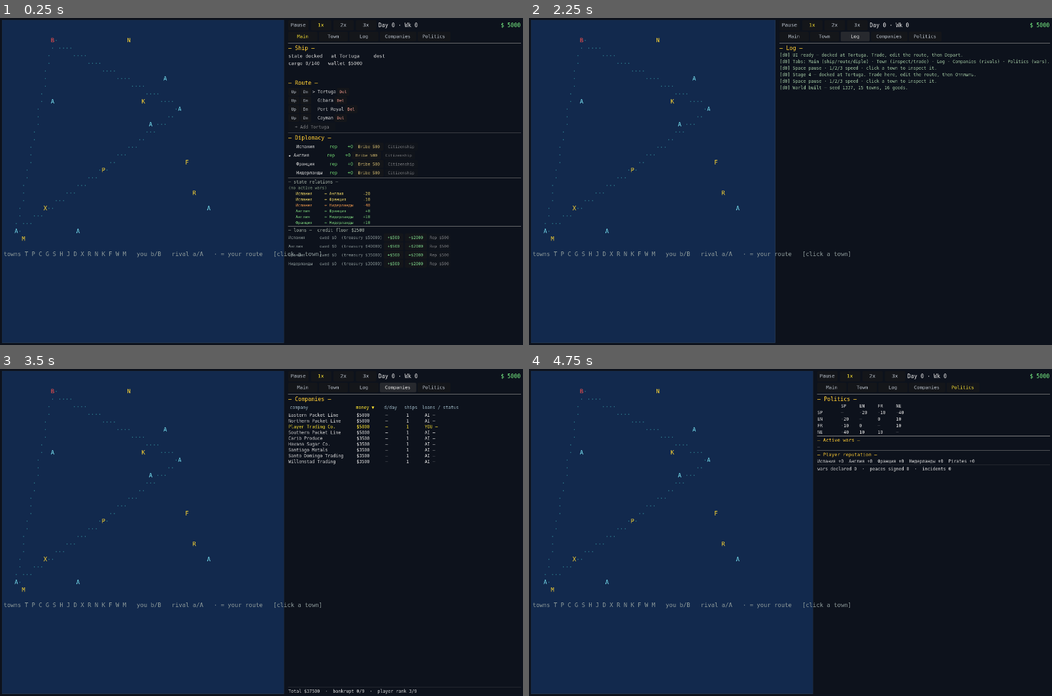
Above: before the commit, frames 1-4 (two rows, left to right).
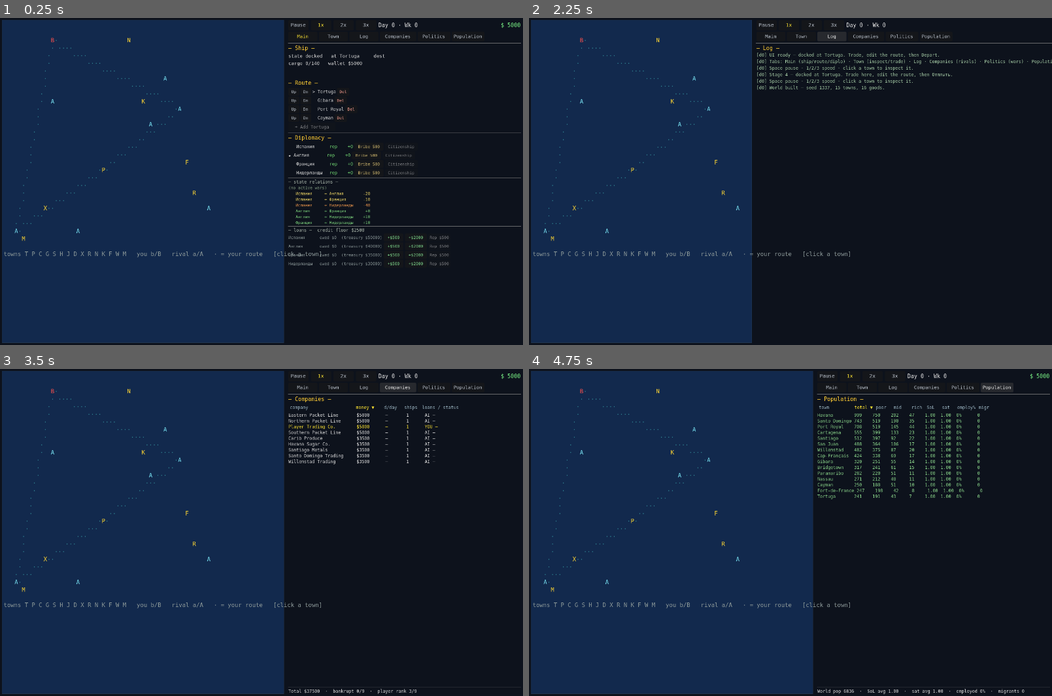
Above: after the commit, the same moments.

Repository: Xilleet/caribbean_trade
Game: Godot game, scene res://main.tscn
Two runs of this game, one before a commit and one after it. Both use one fixed random seed, a clock stepped at 60 frames per second and the inputs below.
Inputs (mouse positions are in pixels of both pictures, inside the frame that each line leads up to):
- Up to frame 1 (0.25 s): no input
- Up to frame 2 (2.25 s): click "Main" at 0.5 s; click "Town" at 1.25 s; click "Log" at 2 s
- Up to frame 3 (3.5 s): click "Companies" at 2.75 s
- Up to frame 4 (4.75 s): click "Politics" at 3.5 s; click (999, 388) at 4.25 s, where only the run after the commit has a clickable "Population"

The runs differ from the first frame. In frame 1, less than 0.1% of the frame differs, in the area x 86-93%, y 5-7%; in frame 2, 6.0%, in the area x 42-100%, y 0-100%; in frame 3, less than 0.1%; in frame 4, 2.3%.

Commit message:
add populations screen

Diff:
--- a/ui/game_ui.gd
+++ b/ui/game_ui.gd
@@ -39,6 +39,7 @@
 const TAB_LOG: int = 2
 const TAB_COMPANIES: int = 3
 const TAB_POLITICS: int = 4
+const TAB_POPULATION: int = 5
 
 var _controller: Node = null          # the Main root node (owns the engine)
 var _selected_town: String = "tortuga"
@@ -54,11 +55,13 @@
 @onready var _tab_log_btn: Button = %TabLog
 @onready var _tab_companies_btn: Button = %TabCompanies
 @onready var _tab_politics_btn: Button = %TabPolitics
+@onready var _tab_population_btn: Button = %TabPopulation
 @onready var _main_page: VBoxContainer = %MainPage
 @onready var _town_page: VBoxContainer = %TownPage
 @onready var _log_page: VBoxContainer = %LogPage
 @onready var _companies_page: VBoxContainer = %CompaniesPage
 @onready var _politics_page: VBoxContainer = %PoliticsPage
+@onready var _population_page: VBoxContainer = %PopulationPage
 @onready var _town_panel: Control = $Split/Right/Pages/TownPage/TownPanel
 @onready var _ship_body: Label = %ShipBody
 @onready var _route_panel: VBoxContainer = %RouteSlot
@@ -95,7 +98,7 @@
 	# UI-3: theme the tab buttons (same font/size as HUD speed buttons) and wire
 	# them. Active-tab highlight is applied by _set_tab. UI-4 adds Companies +
 	# Politics.
-	for b in [_tab_main_btn, _tab_town_btn, _tab_log_btn, _tab_companies_btn, _tab_politics_btn]:
+	for b in [_tab_main_btn, _tab_town_btn, _tab_log_btn, _tab_companies_btn, _tab_politics_btn, _tab_population_btn]:
 		b.add_theme_font_override("font", f)
 		b.add_theme_font_size_override("font_size", 13)
 	_tab_main_btn.pressed.connect(_set_tab.bind(TAB_MAIN))
@@ -103,6 +106,7 @@
 	_tab_log_btn.pressed.connect(_set_tab.bind(TAB_LOG))
 	_tab_companies_btn.pressed.connect(_set_tab.bind(TAB_COMPANIES))
 	_tab_politics_btn.pressed.connect(_set_tab.bind(TAB_POLITICS))
+	_tab_population_btn.pressed.connect(_set_tab.bind(TAB_POPULATION))
 	# C4 follow-up: theme + wire the game-over modal. The Close button just hides
 	# the modal (the sim stays frozen — there is no "continue" out of a terminal
 	# bankruptcy in Stage 1; the player reads the stats and closes).
@@ -136,7 +140,7 @@
 	_refresh_all()
 	_set_tab(TAB_MAIN)
 	EventBus.message.emit("UI ready — docked at Tortuga. Trade, edit the route, then Depart.")
-	EventBus.message.emit("Tabs: Main (ship/route/diplo) · Town (inspect/trade) · Log · Companies (rivals) · Politics (wars).")
+	EventBus.message.emit("Tabs: Main (ship/route/diplo) · Town (inspect/trade) · Log · Companies (rivals) · Politics (wars) · Population (society).")
 	EventBus.message.emit("Space pause · 1/2/3 speed · click a town to inspect it.")
 	# C4: catch a save that loaded an already-bankrupt player (today the game
 	# always starts solvent, so this is a no-op in a fresh game).
@@ -154,6 +158,7 @@
 	_log_page.visible = (idx == TAB_LOG)
 	_companies_page.visible = (idx == TAB_COMPANIES)
 	_politics_page.visible = (idx == TAB_POLITICS)
+	_population_page.visible = (idx == TAB_POPULATION)
 	var active_color := Color(1.0, 0.9, 0.2)
 	var idle_color := Color(0.75, 0.78, 0.82)
 	_tab_main_btn.add_theme_color_override("font_color",
@@ -166,6 +171,8 @@
 			active_color if idx == TAB_COMPANIES else idle_color)
 	_tab_politics_btn.add_theme_color_override("font_color",
 			active_color if idx == TAB_POLITICS else idle_color)
+	_tab_population_btn.add_theme_color_override("font_color",
+			active_color if idx == TAB_POPULATION else idle_color)
 
 # ----------------------------------------------------------------- public api --
 
--- a/ui/game_ui.tscn
+++ b/ui/game_ui.tscn
@@ -7,6 +7,7 @@
 [ext_resource type="PackedScene" path="res://ui/log/event_log.tscn" id="5_eventlog"]
 [ext_resource type="PackedScene" path="res://ui/panels/companies_panel.tscn" id="6_companies"]
 [ext_resource type="PackedScene" path="res://ui/panels/politics_panel.tscn" id="7_politics"]
+[ext_resource type="PackedScene" path="res://ui/panels/population_panel.tscn" id="8_population"]
 
 [node name="GameUI" type="Control"]
 script = ExtResource("1_gameui")
@@ -69,6 +70,11 @@
 text = "Politics"
 custom_minimum_size = Vector2(90, 26)
 
+[node name="TabPopulation" type="Button" parent="Split/Right/TabBar"]
+unique_name_in_owner = true
+text = "Population"
+custom_minimum_size = Vector2(90, 26)
+
 [node name="Sep1" type="HSeparator" parent="Split/Right"]
 theme_override_constants/separation = 2
 
@@ -146,6 +152,16 @@
 theme_override_constants/separation = 4
 
 [node name="PoliticsPanel" parent="Split/Right/Pages/PoliticsPage" instance=ExtResource("7_politics")]
+size_flags_vertical = 3
+
+[node name="PopulationPage" type="VBoxContainer" parent="Split/Right/Pages"]
+unique_name_in_owner = true
+visible = false
+size_flags_horizontal = 3
+size_flags_vertical = 3
+theme_override_constants/separation = 4
+
+[node name="PopulationPanel" parent="Split/Right/Pages/PopulationPage" instance=ExtResource("8_population")]
 size_flags_vertical = 3
 
 [node name="GameOverModal" type="ColorRect" parent="."]
--- /dev/null
+++ b/ui/panels/population_panel.gd
@@ -0,0 +1,291 @@
+extends VBoxContainer
+
+## Stage UI-5 PopulationPanel — the "— Population —" aggregate screen.
+##
+## Lists every town (15) as one row each: total population, the three strata
+## (poor / middle / rich), the population-weighted average SoL and satisfaction,
+## the employed share of the labour force, and the migration queue depth.
+## This is the society view the old UI never exposed — without it the player
+## can't see where people are unhappy (low SoL → emigration), where labour is
+## tight (low employ% → high wages → uncompetitive), or where a town is growing
+## (waiting migrants). Pairs with the Companies panel (the economy) to show
+## the two sides of the Victoria-3-style world: who trades and who lives.
+##
+## Self-contained like EventLog / CompaniesPanel / PoliticsPanel: subscribes to
+## EventBus.day_advanced itself and rebuilds. Pure view over WorldState.towns
+## + each town's pops — reads, never mutates — so determinism and money
+## conservation are unaffected.
+##
+## Sorting: column headers are buttons (same pattern as CompaniesPanel). Click
+## a header to sort by that column; click again to flip asc/desc. Default is
+## total population desc (biggest cities first). The chosen sort survives daily
+## refreshes — _sort_key/_sort_desc are kept across rebuilds.
+
+const SORT_TOWN := 0
+const SORT_TOTAL := 1
+const SORT_POOR := 2
+const SORT_MID := 3
+const SORT_RICH := 4
+const SORT_SOL := 5
+const SORT_SAT := 6
+const SORT_EMP := 7
+const SORT_MIGR := 8
+
+@onready var _title: Label = %Title
+@onready var _h_town: Button = %HTown
+@onready var _h_total: Button = %HTotal
+@onready var _h_poor: Button = %HPoor
+@onready var _h_mid: Button = %HMid
+@onready var _h_rich: Button = %HRich
+@onready var _h_sol: Button = %HSoL
+@onready var _h_sat: Button = %HSat
+@onready var _h_emp: Button = %HEmp
+@onready var _h_migr: Button = %HMigr
+@onready var _list: VBoxContainer = %List
+@onready var _summary: Label = %Summary
+
+# Column widths in monospace chars. Tuned so the 9 columns fit the 640px right
+# pane (font 12, ~7px/char). Town is the widest; the rest are 3-7 chars wide.
+const COL_TOWN := 14
+const COL_TOTAL := 7
+const COL_POOR := 7
+const COL_MID := 7
+const COL_RICH := 6
+const COL_SOL := 6
+const COL_SAT := 6
+const COL_EMP := 8
+const COL_MIGR := 6
+
+var _sort_key: int = SORT_TOTAL
+var _sort_desc: bool = true
+
+func _ready() -> void:
+	var f := UITheme.load_font()
+	_title.add_theme_font_override("font", f)
+	_title.add_theme_font_size_override("font_size", 15)
+	_title.add_theme_color_override("font_color", Color(1.0, 0.8, 0.2))
+	_summary.add_theme_font_override("font", f)
+	_summary.add_theme_font_size_override("font_size", 12)
+	_summary.add_theme_color_override("font_color", Color(0.85, 0.85, 0.85))
+	for b in [_h_town, _h_total, _h_poor, _h_mid, _h_rich, _h_sol, _h_sat, _h_emp, _h_migr]:
+		b.add_theme_font_override("font", f)
+		b.add_theme_font_size_override("font_size", 12)
+		b.add_theme_color_override("font_color", Color(0.6, 0.7, 0.75))
+		b.flat = true
+		b.alignment = HORIZONTAL_ALIGNMENT_LEFT
+	_h_town.custom_minimum_size = Vector2(COL_TOWN * 7, 18)
+	_h_total.custom_minimum_size = Vector2(COL_TOTAL * 7, 18)
+	_h_poor.custom_minimum_size = Vector2(COL_POOR * 7, 18)
+	_h_mid.custom_minimum_size = Vector2(COL_MID * 7, 18)
+	_h_rich.custom_minimum_size = Vector2(COL_RICH * 7, 18)
+	_h_sol.custom_minimum_size = Vector2(COL_SOL * 7, 18)
+	_h_sat.custom_minimum_size = Vector2(COL_SAT * 7, 18)
+	_h_emp.custom_minimum_size = Vector2(COL_EMP * 7, 18)
+	_h_migr.custom_minimum_size = Vector2(COL_MIGR * 7, 18)
+	_h_town.pressed.connect(_sort_by.bind(SORT_TOWN))
+	_h_total.pressed.connect(_sort_by.bind(SORT_TOTAL))
+	_h_poor.pressed.connect(_sort_by.bind(SORT_POOR))
+	_h_mid.pressed.connect(_sort_by.bind(SORT_MID))
+	_h_rich.pressed.connect(_sort_by.bind(SORT_RICH))
+	_h_sol.pressed.connect(_sort_by.bind(SORT_SOL))
+	_h_sat.pressed.connect(_sort_by.bind(SORT_SAT))
+	_h_emp.pressed.connect(_sort_by.bind(SORT_EMP))
+	_h_migr.pressed.connect(_sort_by.bind(SORT_MIGR))
+	_update_header_markers()
+	EventBus.day_advanced.connect(_on_day_advanced)
+	refresh()
+
+# Header click handler. Same column + same direction request flips asc/desc;
+# a different column resets to that column's default direction (total/poor/
+# mid/rich/sol/sat/emp/migr default desc — more is more interesting; town
+# defaults asc — alphabetical).
+func _sort_by(key: int) -> void:
+	if key == _sort_key:
+		_sort_desc = not _sort_desc
+	else:
+		_sort_key = key
+		_sort_desc = _default_desc_for(key)
+	_update_header_markers()
+	refresh()
+
+func _default_desc_for(key: int) -> bool:
+	return key != SORT_TOWN
+
+# Put a ▼ (desc) / ▲ (asc) marker on the active header and strip it from the
+# rest, so the current sort is visible at a glance.
+func _update_header_markers() -> void:
+	var down := " ▼"
+	var up := " ▲"
+	var markers := {
+		SORT_TOWN: ["town", _h_town],
+		SORT_TOTAL: ["total", _h_total],
+		SORT_POOR: ["poor", _h_poor],
+		SORT_MID: ["mid", _h_mid],
+		SORT_RICH: ["rich", _h_rich],
+		SORT_SOL: ["SoL", _h_sol],
+		SORT_SAT: ["sat", _h_sat],
+		SORT_EMP: ["employ%", _h_emp],
+		SORT_MIGR: ["migr", _h_migr],
+	}
+	for k in markers.keys():
+		var base: String = markers[k][0]
+		var btn: Button = markers[k][1]
+		if k == _sort_key:
+			btn.text = base + (down if _sort_desc else up)
+			btn.add_theme_color_override("font_color", Color(1.0, 0.9, 0.2))
+		else:
+			btn.text = base
+			btn.add_theme_color_override("font_color", Color(0.6, 0.7, 0.75))
+
+func _on_day_advanced(_day: int) -> void:
+	refresh()
+
+# Rebuild the list. Sort by the current key/direction, then render one row per
+# town. Summary line rolls the whole world up (total population + weighted SoL
+# + satisfaction + employed share + total waiting migrants).
+func refresh() -> void:
+	for c in _list.get_children():
+		c.queue_free()
+	var towns: Array = WorldState.towns.duplicate()
+	towns.sort_custom(_cmp)
+	var g_total := 0.0
+	var g_sol_w := 0.0   # weighted SoL accumulator
+	var g_sat_w := 0.0   # weighted satisfaction accumulator
+	var g_employed := 0.0
+	var g_labour := 0.0
+	var g_migr := 0
+	for t in towns:
+		var total_pop: float = t.total_population()
+		g_total += total_pop
+		# Population-weighted SoL/satisfaction: sum (pop.living_standard × count)
+		# over the town's pops, divided by the town total. town.satisfaction is
+		# already the weighted satisfaction; we mirror the same weighting for
+		# SoL since there is no town-level SoL getter.
+		if total_pop > 0.0:
+			var sol_w := 0.0
+			for p in t.pops:
+				sol_w += p.living_standard * p.count
+			g_sol_w += sol_w
+			g_sat_w += t.satisfaction * total_pop
+		var emp := _employed_share(t)
+		g_employed += emp.numerator
+		g_labour += emp.denominator
+		g_migr += t.waiting_passengers.size()
+		_row_for(t)
+	_summary.text = "World pop %d  ·  SoL avg %.2f  ·  sat avg %.2f  ·  employed %.0f%%  ·  migrants %d" \
+			% [int(g_total), g_sol_w / g_total if g_total > 0.0 else 0.0,
+			   g_sat_w / g_total if g_total > 0.0 else 0.0,
+			   (g_employed / g_labour * 100.0) if g_labour > 0.0 else 0.0,
+			   g_migr]
+
+# Sort comparator. sort_custom expects true when `a` should come BEFORE `b`:
+# for desc we want larger first (a before b iff a > b), for asc smaller first.
+# Town name uses lexicographic compare directly; the rest are numeric.
+func _cmp(a: Town, b: Town) -> bool:
+	if _sort_key == SORT_TOWN:
+		if a.name != b.name:
+			return a.name < b.name if not _sort_desc else a.name > b.name
+		return a.total_population() > b.total_population()
+	var av: float = _sort_value(a)
+	var bv: float = _sort_value(b)
+	if av != bv:
+		return av > bv if _sort_desc else av < bv
+	# tie-break: total population desc keeps a deterministic, city-size order
+	return a.total_population() > b.total_population()
+
+# Numeric value used for sorting a town under the current key.
+func _sort_value(t: Town) -> float:
+	match _sort_key:
+		SORT_TOTAL:
+			return t.total_population()
+		SORT_POOR:
+			return t.poor
+		SORT_MID:
+			return t.middle
+		SORT_RICH:
+			return t.rich
+		SORT_SOL:
+			return _weighted_sol(t)
+		SORT_SAT:
+			return t.satisfaction
+		SORT_EMP:
+			var emp := _employed_share(t)
+			return emp.numerator / emp.denominator if emp.denominator > 0.0 else 0.0
+		SORT_MIGR:
+			return float(t.waiting_passengers.size())
+		_:
+			return 0.0
+
+# Population-weighted average living_standard for a town (0..1). Town has no
+# SoL getter (satisfaction covers it for the existing UI), so we compute it
+# here from the per-Pop living_standard. Identical weighting to the global
+# roll-up in refresh().
+func _weighted_sol(t: Town) -> float:
+	var total: float = t.total_population()
+	if total <= 0.0:
+		return 0.0
+	var s: float = 0.0
+	for p in t.pops:
+		s += p.living_standard * p.count
+	return s / total
+
+# Employed share of the labour force. Labour force = (poor + middle) × 0.5
+# (Town.labor_force, the share that can work). Employed = Σ Pop.employed_count
+# (set by PopulationSystem Phase 4 each week). Returns the raw numerator and
+# denominator so the global roll-up can sum them before dividing (a weighted
+# average of percentages is wrong; we need total employed / total labour).
+class _Share:
+	var numerator: float
+	var denominator: float
+	func _init(n: float, d: float) -> void:
+		numerator = n
+		denominator = d
+
+func _employed_share(t: Town) -> _Share:
+	var labour: float = t.labor_force()
+	var employed: float = 0.0
+	for p in t.pops:
+		employed += p.employed_count
+	return _Share.new(employed, labour)
+
+# One row per town. Monospace columns so the numbers line up. SoL/sat are shown
+# to 2 decimals; employed% as an integer; strata and totals as integers (the
+# underlying counts are floats for fractional growth, but a person is a person
+# — showing 2400 not 2400.3 reads better). The player's home town is
+# highlighted gold; other towns neutral.
+func _row_for(t: Town) -> Label:
+	var emp := _employed_share(t)
+	var emp_pct := (emp.numerator / emp.denominator * 100.0) if emp.denominator > 0.0 else 0.0
+	var sol := _weighted_sol(t)
+	var sat := t.satisfaction
+	var text := _pad(COL_TOWN, t.name) \
+			+ _pad(COL_TOTAL, "%d" % int(round(t.total_population()))) \
+			+ _pad(COL_POOR, "%d" % int(round(t.poor))) \
+			+ _pad(COL_MID, "%d" % int(round(t.middle))) \
+			+ _pad(COL_RICH, "%d" % int(round(t.rich))) \
+			+ _pad(COL_SOL, "%.2f" % sol) \
+			+ _pad(COL_SAT, "%.2f" % sat) \
+			+ _pad(COL_EMP, "%.0f%%" % emp_pct) \
+			+ _padl(COL_MIGR, "%d" % t.waiting_passengers.size())
+	# Colour by SoL: green >= 0.7, yellow >= 0.4, red below — so unhappy towns
+	# (emigration sources) stand out at a glance, prosperous ones read calm.
+	var color: Color
+	if sol >= 0.7:
+		color = Color(0.55, 0.85, 0.55)
+	elif sol >= 0.4:
+		color = Color(0.9, 0.85, 0.5)
+	else:
+		color = Color(0.95, 0.55, 0.45)
+	return UITheme.make_label(_list, text, 12, color)
+
+# Left-pad `s` into a field of width `w` (monospace, so column-aligned).
+func _pad(w: int, s: String) -> String:
+	if s.length() >= w:
+		return s + " "
+	return s + " ".repeat(w - s.length())
+
+# Right-pad variant for the last column (no trailing space, left-aligned).
+func _padl(w: int, s: String) -> String:
+	if s.length() >= w:
+		return s
+	return s + " ".repeat(w - s.length())
--- /dev/null
+++ b/ui/panels/population_panel.tscn
@@ -0,0 +1,62 @@
+[gd_scene load_steps=2 format=3]
+
+[ext_resource type="Script" path="res://ui/panels/population_panel.gd" id="1_pp"]
+
+[node name="PopulationPanel" type="VBoxContainer"]
+script = ExtResource("1_pp")
+theme_override_constants/separation = 2
+
+[node name="Title" type="Label" parent="."]
+unique_name_in_owner = true
+text = "— Population —"
+
+[node name="Header" type="HBoxContainer" parent="."]
+unique_name_in_owner = true
+theme_override_constants/separation = 0
+
+[node name="HTown" type="Button" parent="Header"]
+unique_name_in_owner = true
+text = "town"
+
+[node name="HTotal" type="Button" parent="Header"]
+unique_name_in_owner = true
+text = "total"
+
+[node name="HPoor" type="Button" parent="Header"]
+unique_name_in_owner = true
+text = "poor"
+
+[node name="HMid" type="Button" parent="Header"]
+unique_name_in_owner = true
+text = "mid"
+
+[node name="HRich" type="Button" parent="Header"]
+unique_name_in_owner = true
+text = "rich"
+
+[node name="HSoL" type="Button" parent="Header"]
+unique_name_in_owner = true
+text = "SoL"
+
+[node name="HSat" type="Button" parent="Header"]
+unique_name_in_owner = true
+text = "sat"
+
+[node name="HEmp" type="Button" parent="Header"]
+unique_name_in_owner = true
+text = "employ%"
+
+[node name="HMigr" type="Button" parent="Header"]
+unique_name_in_owner = true
+text = "migr"
+
+[node name="List" type="VBoxContainer" parent="."]
+unique_name_in_owner = true
+size_flags_vertical = 3
+theme_override_constants/separation = 1
+
+[node name="Sep" type="HSeparator" parent="."]
+theme_override_constants/separation = 2
+
+[node name="Summary" type="Label" parent="."]
+unique_name_in_owner = true
Not shown: 1 places in ui/game_ui.tscn that only renumber resources
